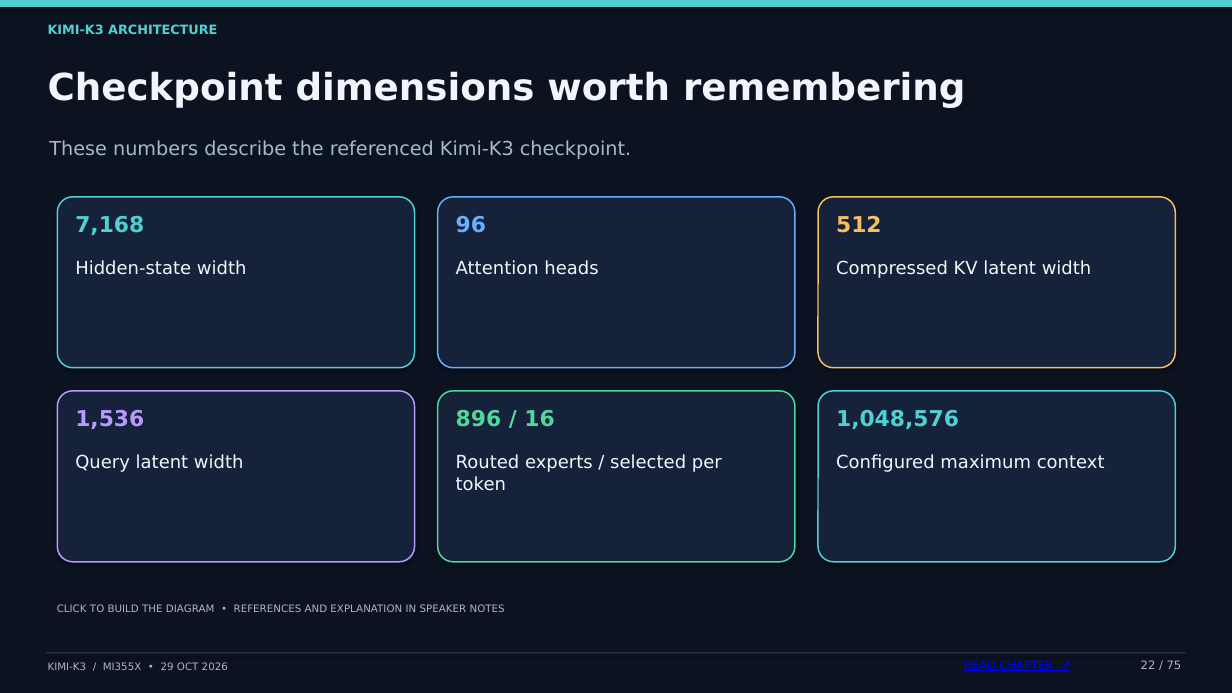
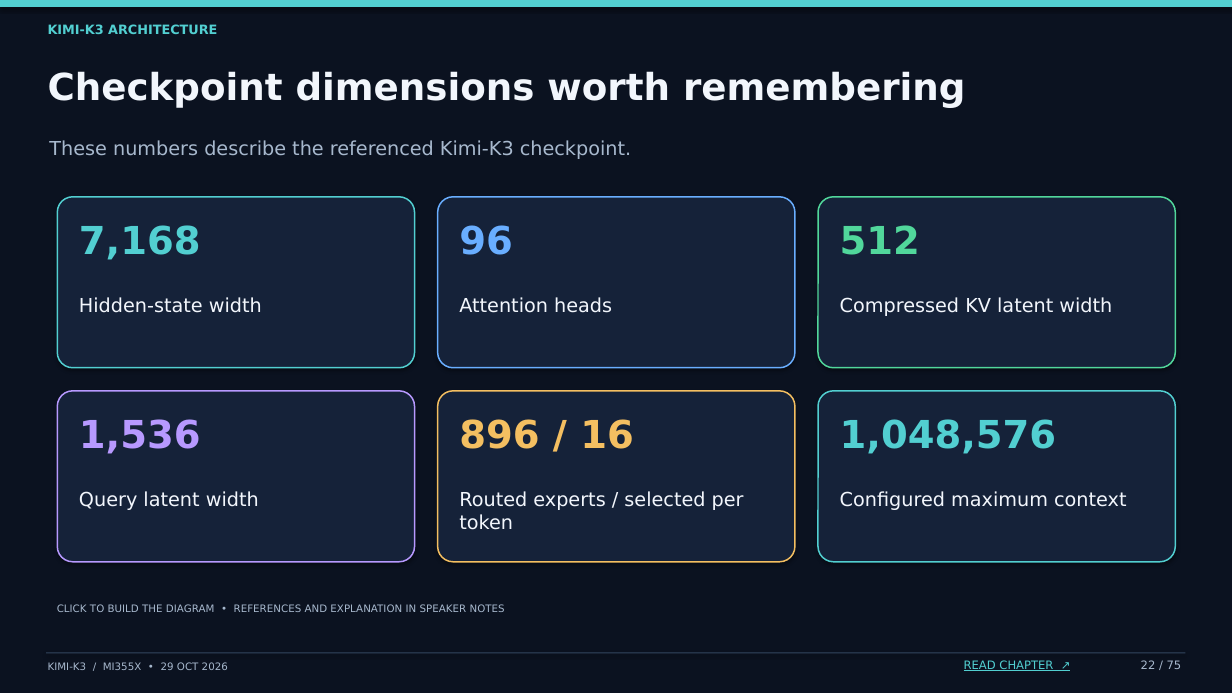
Before and after one commit to ajith-sirra-amd/InferenceMAX_Rocm_Team, a slide deck: slide 22 of presentations/kimi-k3-mi355x/Kimi-K3_MI355X_Animated.pptx. Drawn at 1232x693 pixels with LibreOffice and Linux fonts; fonts in the diff are those of the drawing. Boxes give left, top, right and bottom in pixels: in the first picture for what was removed or moved away, otherwise in the second. Text is boxed around its words. In the diff, an @@ line names an element or a change of style, - is before the commit and + after.

```diff
--- a/presentations/kimi-k3-mi355x/Kimi-K3_MI355X_Animated.pptx
+++ b/presentations/kimi-k3-mi355x/Kimi-K3_MI355X_Animated.pptx
@@ rounded rectangle at (818,197,1176,368): outline #F4BF61 1.15 pt to #51D79B 1.15 pt @@
@@ text "512" at (840,225,920,255): size 17 to 30 pt, text colour #F4BF61 to #51D79B @@
@@ text "Hidden-state width": place and size @@
-text "Hidden-state width" at (75,260,247,275)
+text "Hidden-state width" at (79,297,262,313)
@@ text "Attention heads": place and size @@
-text "Attention heads" at (456,260,598,275)
+text "Attention heads" at (459,297,612,313)
@@ text "Compressed KV latent width": place and size @@
-text "Compressed KV latent width" at (836,260,1092,278)
+text "Compressed KV latent width" at (840,297,1112,316)
@@ rounded rectangle at (438,391,796,562): outline #51D79B 1.15 pt to #F4BF61 1.15 pt @@
@@ text "896 / 16" at (459,419,633,449): size 17 to 30 pt, text colour #51D79B to #F4BF61 @@
@@ size 17 to 30 pt in 4 elements at (79,225,201,260), (459,225,512,255), (79,419,201,454), (840,419,1056,454) @@
@@ text "Query latent width": place and size @@
-text "Query latent width" at (75,454,244,472)
+text "Query latent width" at (79,491,259,510)
@@ text "Routed experts / selected per ...": place and size @@
-text "Routed experts / selected per ..." at (456,454,722,491)
+text "Routed experts / selected per ..." at (459,491,744,530)
@@ size 14 to 15 pt in 6 elements at (79,297,262,313), (459,297,612,313), (840,297,1112,316), (79,491,259,510), (459,491,744,530), (840,491,1126,510) @@
@@ text "Configured maximum context": place and size @@
-text "Configured maximum context" at (836,454,1105,472)
+text "Configured maximum context" at (840,491,1126,510)
@@ text "READ CHAPTER ↗" at (964,660,1053,671): text colour #0000FF to #52CFD1 @@
```
Also in this commit, not shown: 74 other slides changed, 20 other files.
